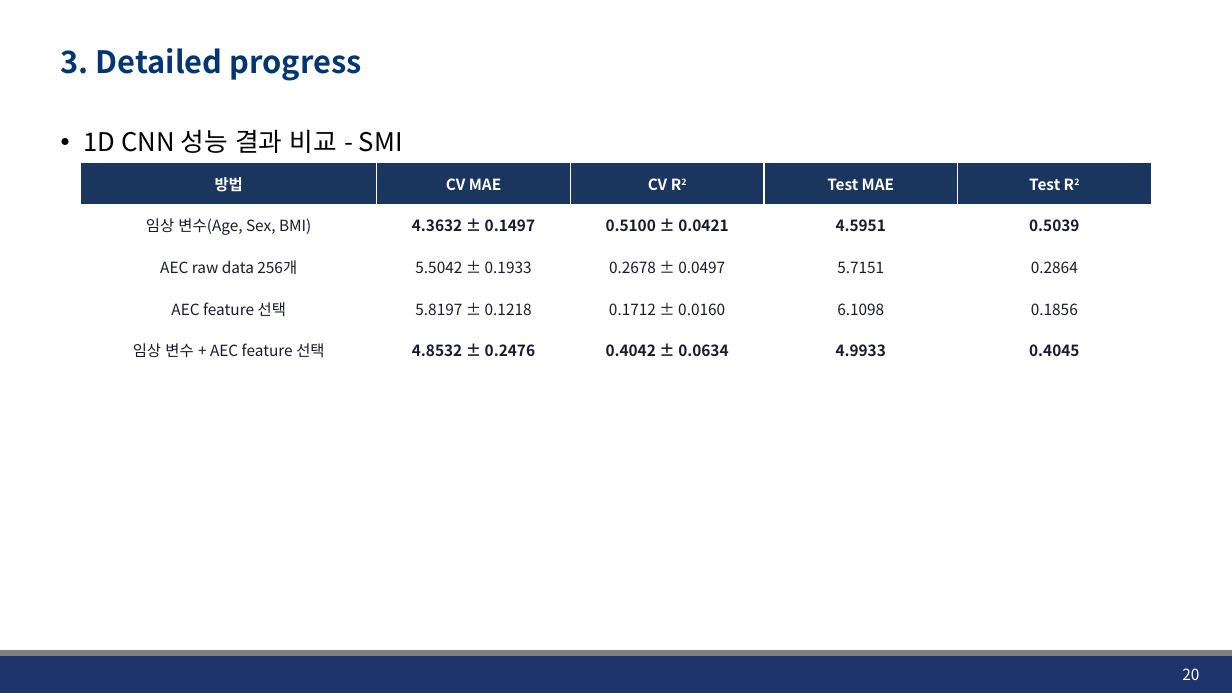
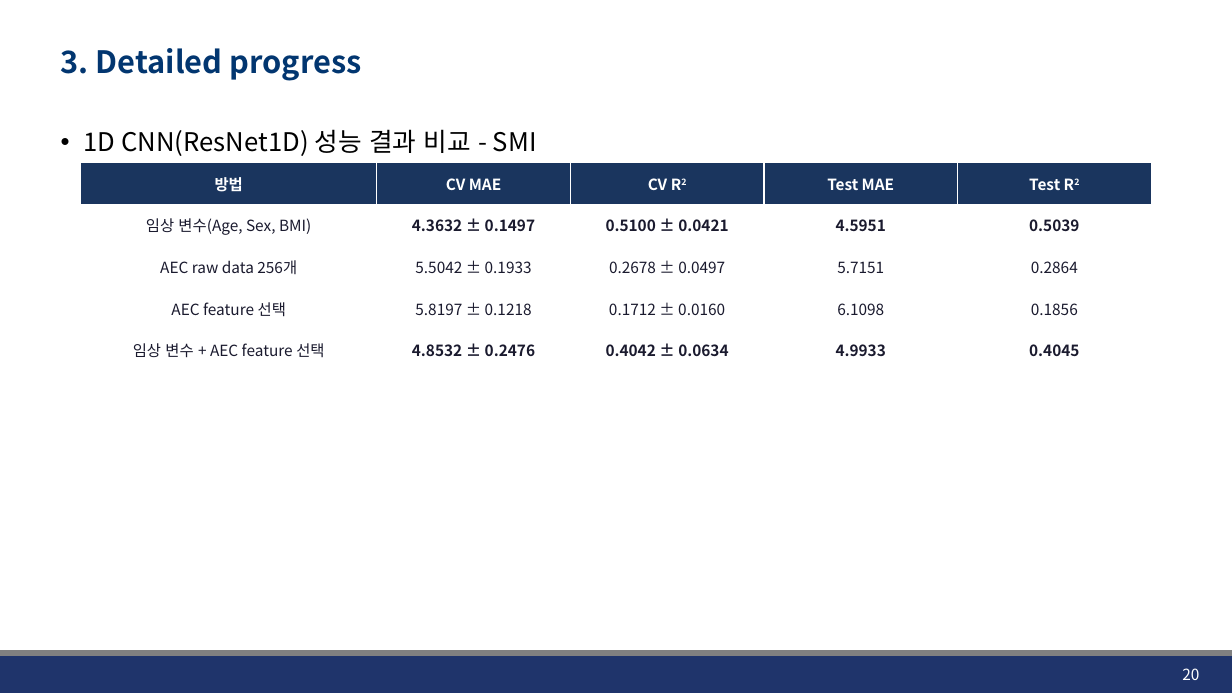
Before and after one commit to JHWannabe/2026-1_Study, a slide deck: slide 20 of 연구자료/260508_AEC_SMI_Analysis.pptx. Drawn at 1232x693 pixels with LibreOffice and Linux fonts; fonts in the diff are those of the drawing; background and template pictures are left out. Boxes give left, top, right and bottom in pixels: in the first picture for what was removed or moved away, otherwise in the second. Text is boxed around its words. In the diff, an @@ line names an element or a change of style, - is before the commit and + after.

```diff
--- a/연구자료/260508_AEC_SMI_Analysis.pptx
+++ b/연구자료/260508_AEC_SMI_Analysis.pptx
@@ text at bbox=[84, 129, 537, 156]: text changed @@
-• 1D CNN 성능 결과 비교 - SMI
+• 1D CNN(ResNet1D) 성능 결과 비교 - SMI
```
Also in this commit, not shown: 6 other slides changed, 2 other files.
